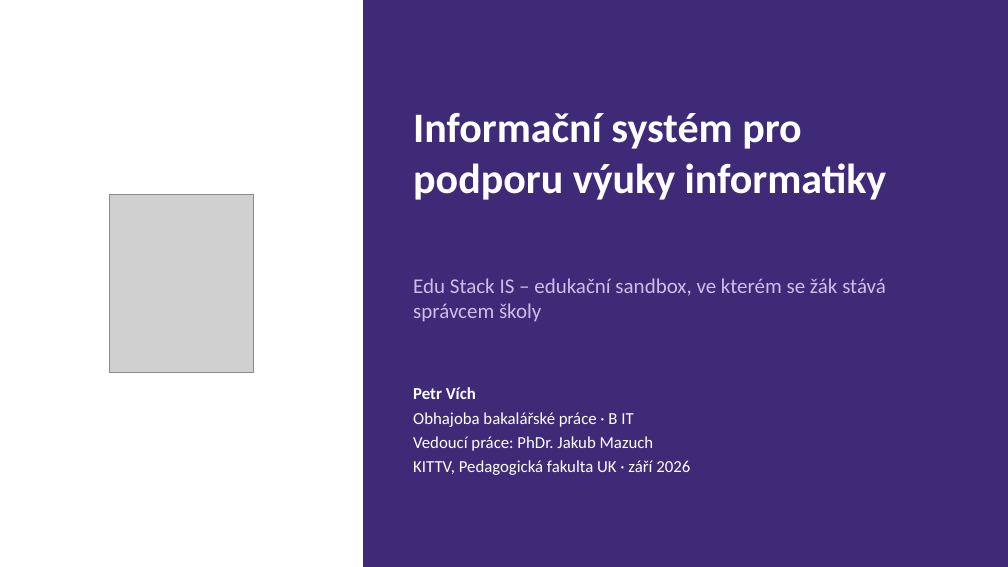
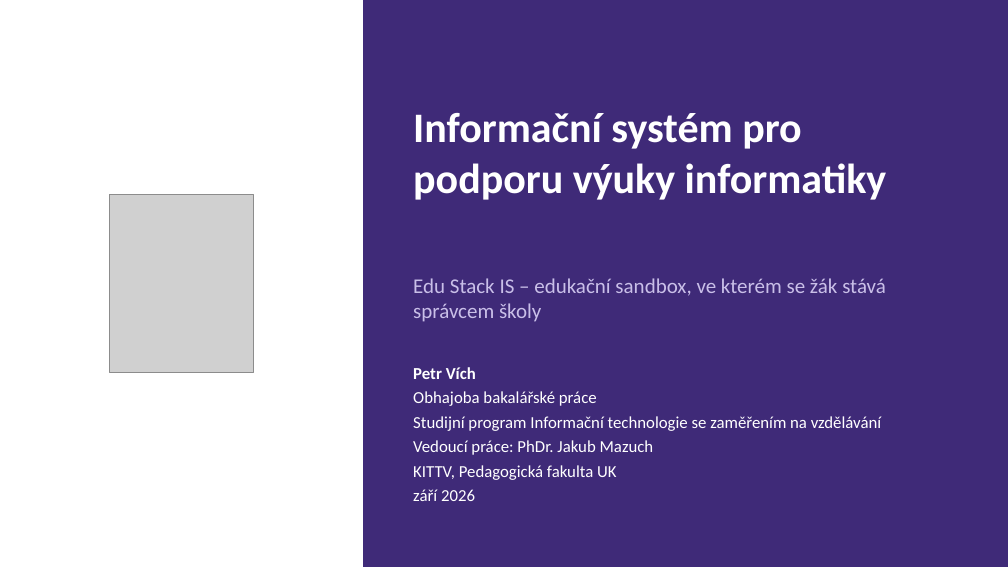
Before and after one commit to edustack-is/is-edustack-prezentace, a slide deck: slide 1 of obhajoba-edustack.pptx. Drawn at 1008x567 pixels with LibreOffice and Linux fonts; fonts in the diff are those of the drawing; grey boxes stand for pictures. Boxes give left, top, right and bottom in pixels: in the first picture for what was removed or moved away, otherwise in the second. Text is boxed around its words. In the diff, an @@ line names an element or a change of style, - is before the commit and + after.

```diff
--- a/obhajoba-edustack.pptx
+++ b/obhajoba-edustack.pptx
@@ text "Petr Vích": place and size @@
-text "Petr Vích" at [413,387,690,475]
+text "Petr Vích" at [413,367,881,501]
@@ text at [413,391,881,431]: text changed @@
-Obhajoba bakalářské práce · B IT
+Obhajoba bakalářské práce
+Studijní program Informační technologie se zaměřením na vzdělávání
@@ text at [413,465,616,501]: text changed @@
-KITTV, Pedagogická fakulta UK · září 2026
+KITTV, Pedagogická fakulta UK
+září 2026
```
Also in this commit, not shown: 9 other slides changed, 1 slide added, 13 other files.
